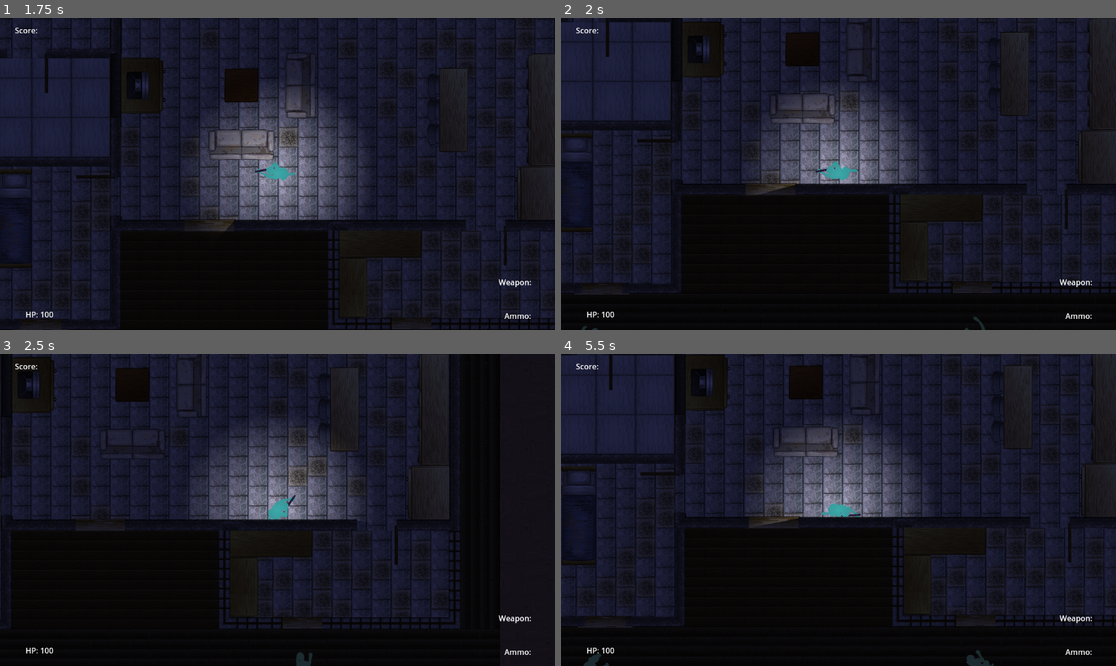
Above: before the commit, frames 1-4 (two rows, left to right).
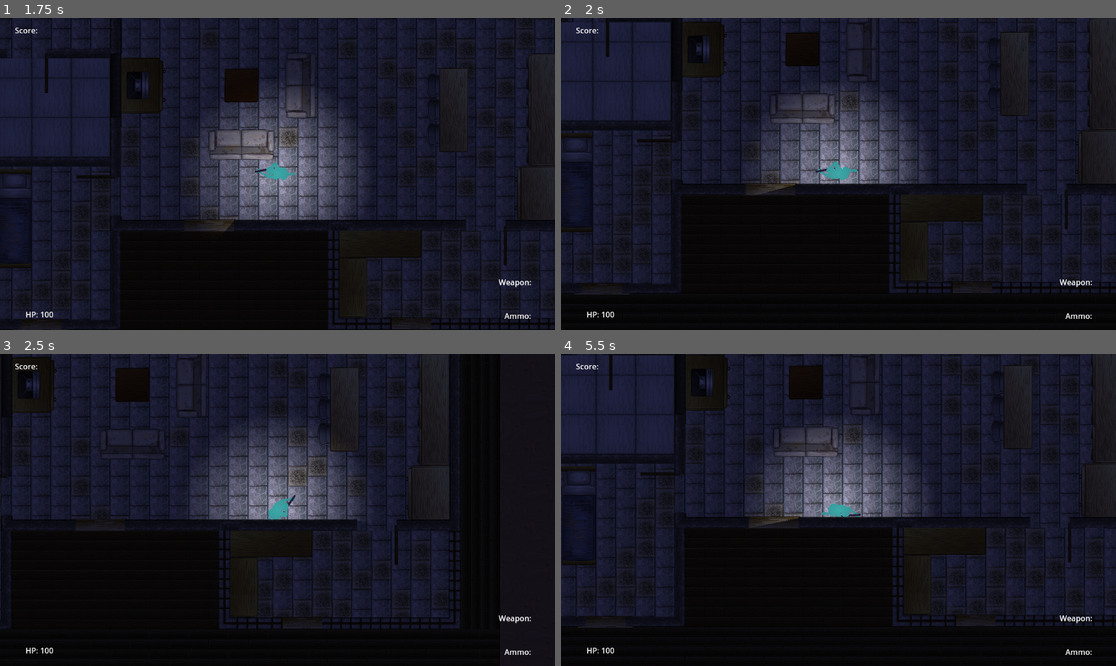
Above: after the commit, the same moments.

Repository: ajaparicio36/infection-invasion
Game: Godot game, scene res://scenes/world.tscn
The game is run twice, just before and just after one commit, with the same random seed, the same clock (stepped at 60 frames per second) and the same inputs. The engine's default icon, where the game draws it, is replaced by a stand-in: a white triangle on a blue panel in a dark square.
Inputs (mouse positions are in pixels of both pictures, inside the frame that each line leads up to):
- Up to frame 1 (1.75 s): move the mouse to (399, 158) at 0.52 s; hold D (right) 0.53-1.28 s; hold E (melee) 0.53-1.28 s; tap Enter at 1.25 s; move the mouse to (166, 189) at 1.27 s; hold S (down) from 1.28 s (still down); tap F (repair) at 1.35 s
- Up to frame 2 (2 s): keep holding S (down)
- Up to frame 3 (2.5 s): move the mouse to (333, 441) at 2.02 s; release S (down) at 2.03 s; hold D (right) from 2.03 s (still down); hold Shift (run) from 2.03 s (still down)
- Up to frame 4 (5.5 s): move the mouse to (810, 572) at 2.77 s; release D (right) at 2.78 s; release Shift (run) at 2.78 s; hold W (up) 2.78-3.53 s; click (810, 572) at 2.85 s; move the mouse to (1005, 556) at 3.52 s; hold E (melee) 3.53-4.28 s; hold A (left) 3.53-5.03 s; move the mouse to (672, 463) at 4.27 s; tap F (repair) at 4.35 s; move the mouse to (866, 510) at 5.02 s; hold S (down) from 5.03 s (still down); hold Shift (run) from 5.03 s (still down)

Frame 1 is identical in both runs. In frame 2, less than 0.1% of the frame differs, in the area x 3-77%, y 95-100%; in frame 3, less than 0.1%; in frame 4, 0.2%, in the area x 4-78%, y 94-100%.
Error in both runs: Invalid assignment of property or key 'text' with value of type 'String' on a base object of type 'null instance'. (res://scripts/hud.gd:19)

Commit message:
feat: add zombie sounds

Diff:
--- a/scripts/world.gd
+++ b/scripts/world.gd
@@ -45,6 +45,7 @@
 	spawn_type(type, mob_spawn_rounds, mob_wait_time)
 
 func spawn_type(type, mob_spawn_rounds, mob_wait_time):
+	$ZombieSounds.play()
 	if type == "zombie":
 		var zombie_spawn1 = $SpawnPoint1
 		var zombie_spawn2 = $SpawnPoint2
Not shown, added: assets/sfx/zombie_sounds.wav
